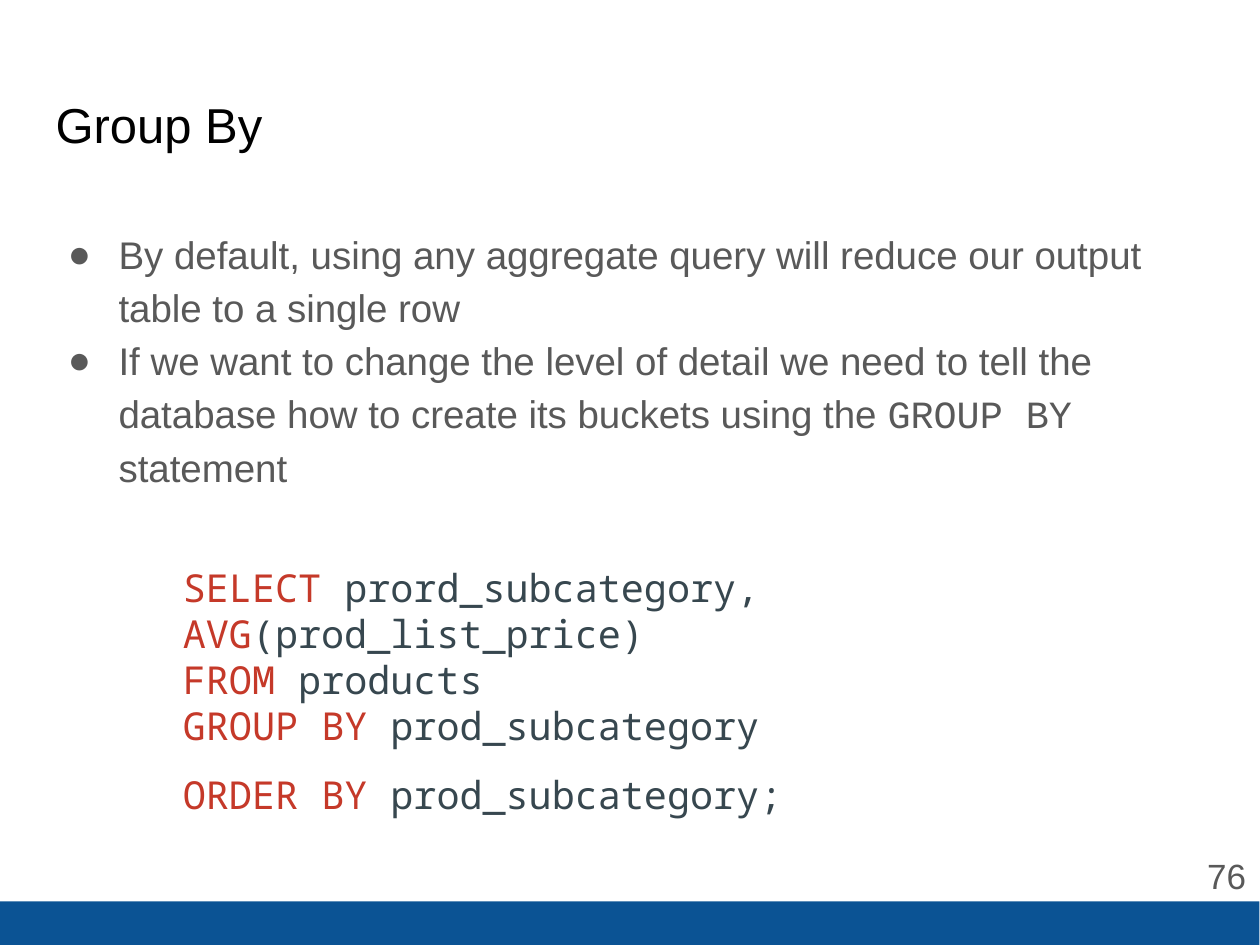
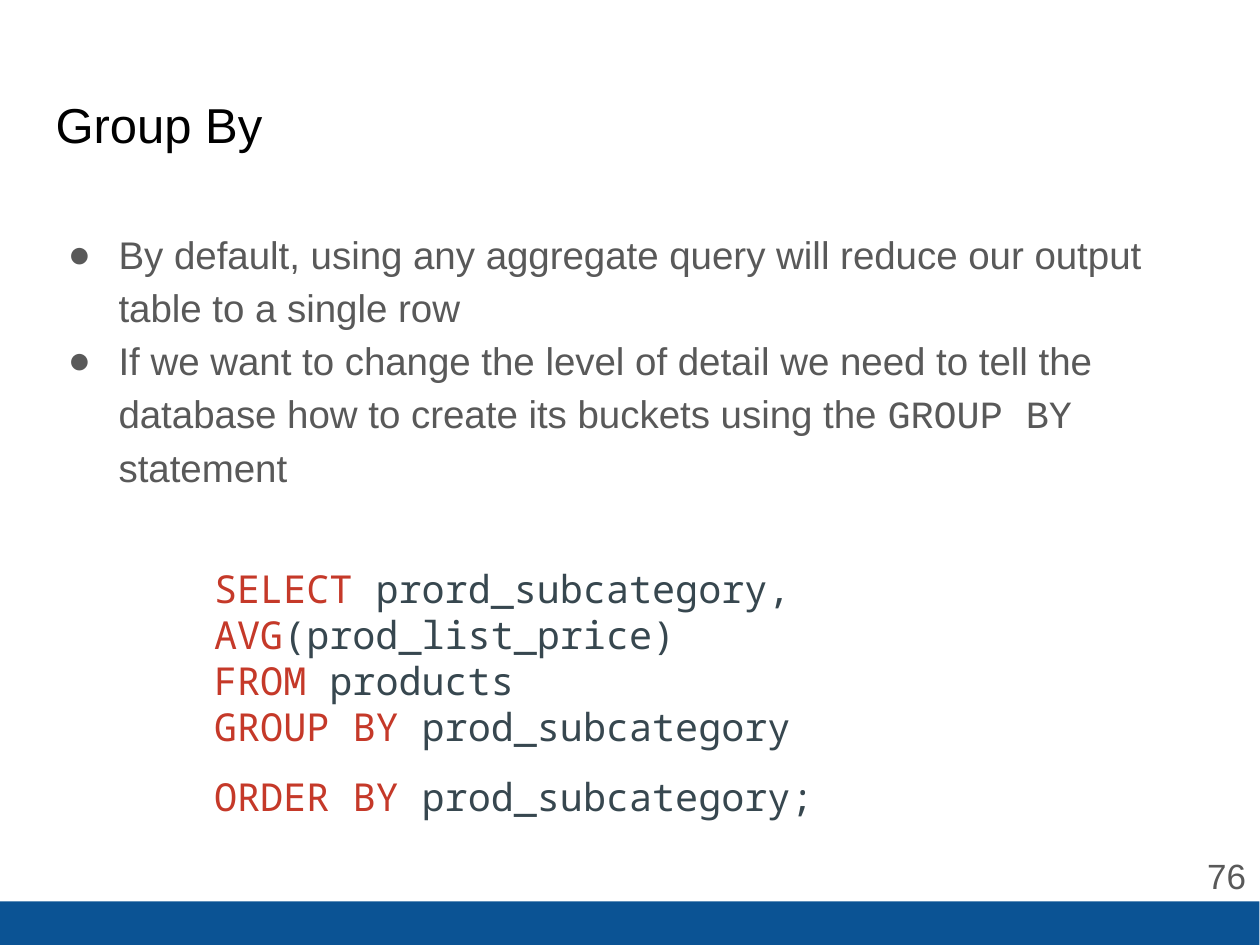
Before and after one commit to eamonnk/wwd_9910_thurs, a slide deck: slide 76 of content/[WWD] Lecture 4 - Intro SQL.pptx. Drawn at 1260x945 pixels with LibreOffice and Linux fonts; fonts in the diff are those of the drawing. Boxes give left, top, right and bottom in pixels: in the first picture for what was removed or moved away, otherwise in the second. Text is boxed around its words. In the diff, an @@ line names an element or a change of style, - is before the commit and + after.

```diff
--- a/content/[WWD] Lecture 4 - Intro SQL.pptx
+++ b/content/[WWD] Lecture 4 - Intro SQL.pptx
@@ text "SELECT prord_subcategory, AVG(prod_list_price)": place and size @@
-text "SELECT prord_subcategory, AVG(prod_list_price)" at (183,572,782,819)
+text "SELECT prord_subcategory, AVG(prod_list_price)" at (214,573,814,821)
```
Also in this commit, not shown: 9 other slides changed, 28 other files.
